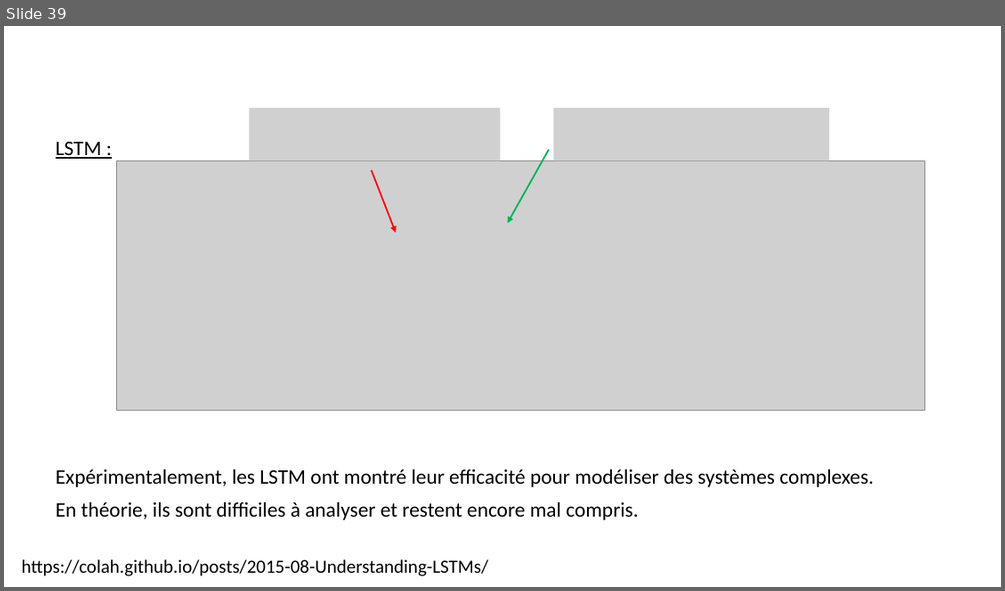
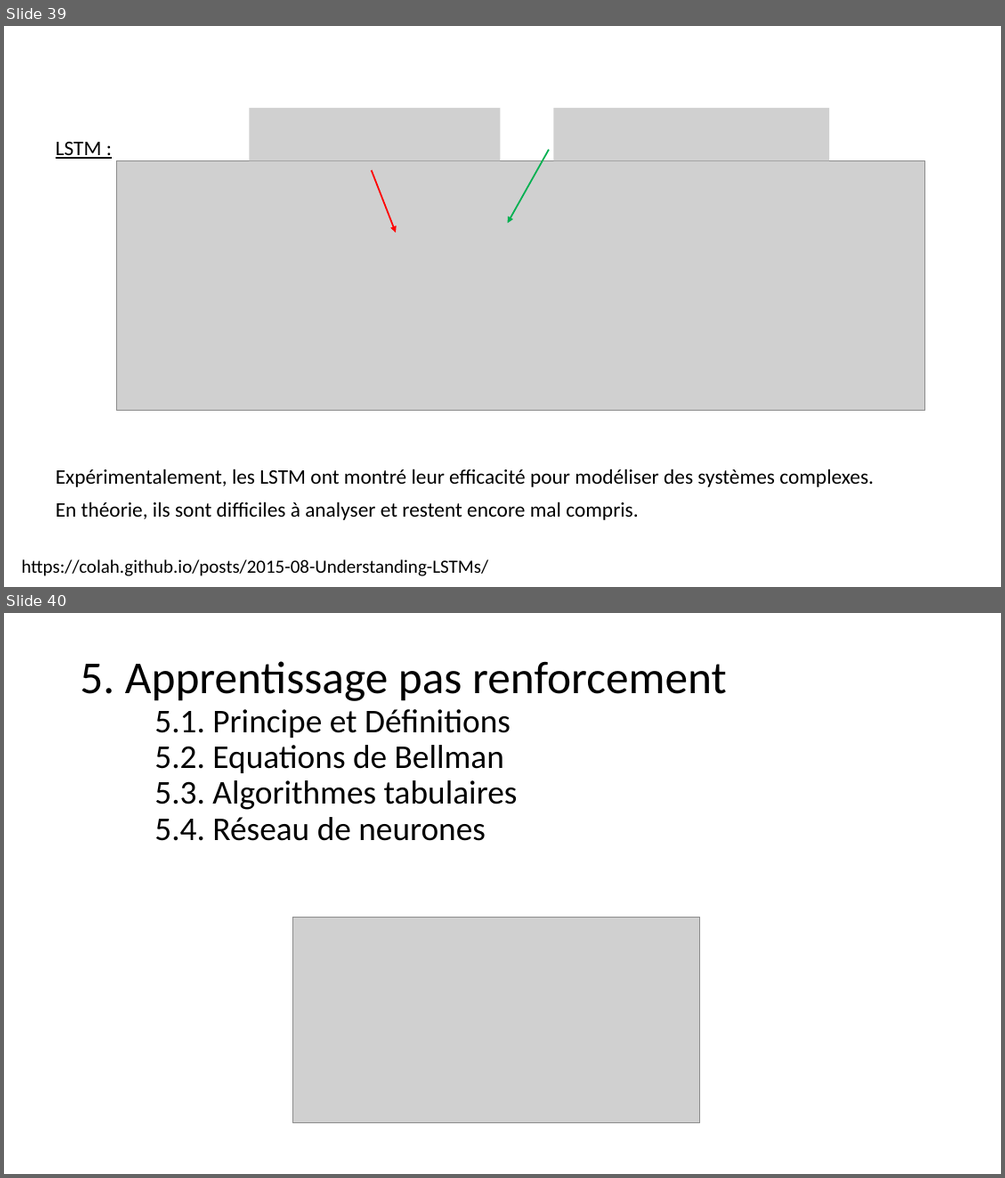
Before and after one commit to jolindien-git/jolindien-git.github.io, a slide deck: Intelligence Artificielle et Analyse de donnees.pptx. Shown one above the other, each under a label of ours: slide 39 before the commit, slides 39 and 40 after it. The pictures are 1005x591 and 1005x1178 pixels, drawn with LibreOffice and Linux fonts; fonts in the diff are those of the drawing; grey boxes stand for pictures. Boxes give left, top, right and bottom in pixels: in the first picture for what was removed or moved away, otherwise in the second. Text is boxed around its words. In the diff, an @@ line names an element or a change of style, - is before the commit and + after.

```diff
--- a/Intelligence Artificielle et Analyse de donnees.pptx
+++ b/Intelligence Artificielle et Analyse de donnees.pptx
@@ slide 40 added at box(4, 613, 1001, 1174), background #FFFFFF @@
@@ title added at box(80, 661, 727, 841), 32 pt, text #000000 @@
+5. Apprentissage pas renforcement
+5.1. Principe et Définitions
+5.2. Equations de Bellman
+5.3. Algorithmes tabulaires
+5.4. Réseau de neurones
@@ picture added at box(292, 916, 699, 1122) @@
```
Also in this commit, not shown: 6 other slides added, 1 slide removed, 1 other file.
